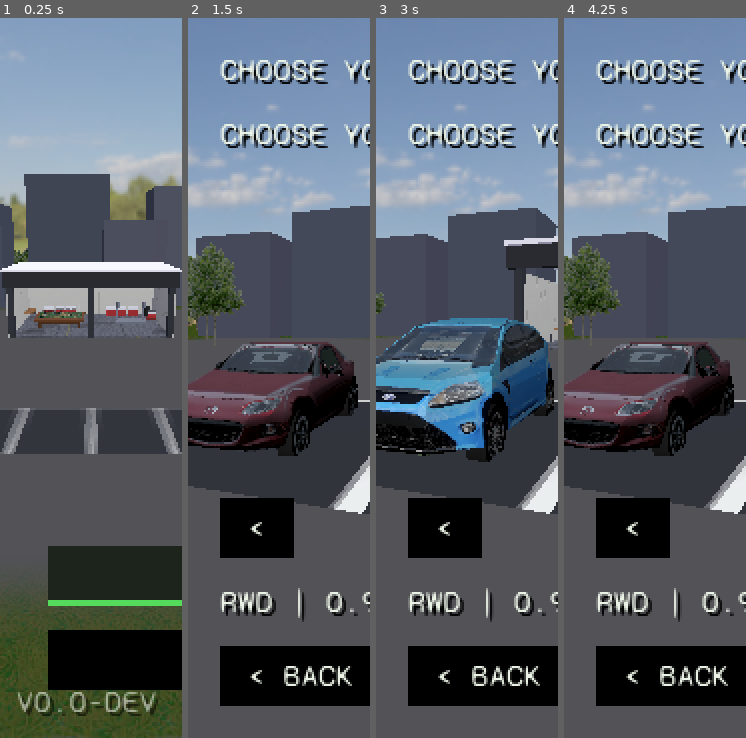
Above: before the commit, frames 1-4 (left to right).
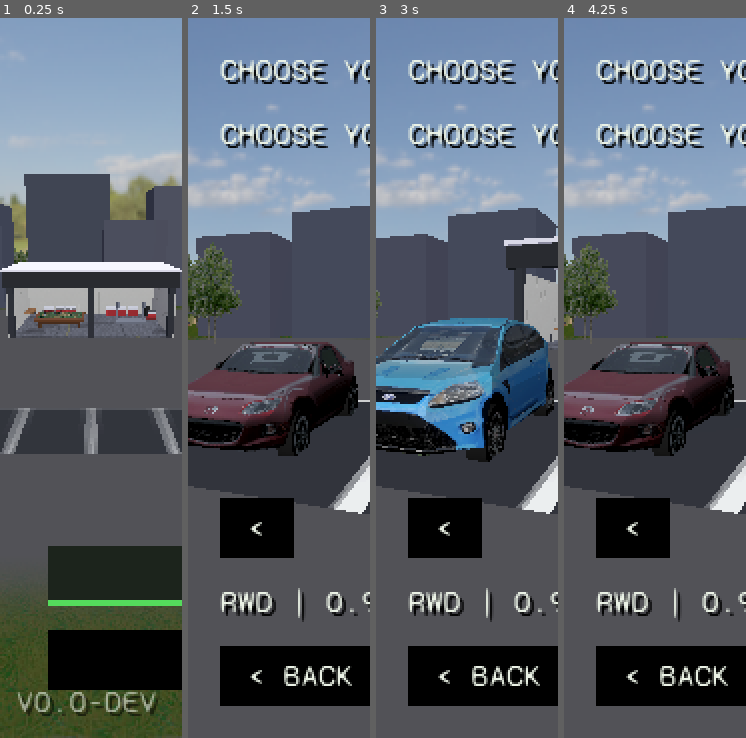
Above: after the commit, the same moments.

Repository: felixxwu/TAPPA
Game: Godot game, scene res://hq.tscn
The game is run twice, just before and just after one commit, with the same random seed, the same clock (stepped at 60 frames per second) and the same inputs.
Inputs (mouse positions are in pixels of both pictures, inside the frame that each line leads up to):
- Up to frame 1 (0.25 s): no input
- Up to frame 2 (1.5 s): tap Enter (menu_select) at 0.5 s; move the mouse to (319, 342) at 0.52 s; hold Right (menu_right) 0.53-1.25 s; tap C (cycle_camera) at 0.6 s; click (319, 342) at 0.67 s; drag from (242, 414) to (269, 522) at 1.27 s
- Up to frame 3 (3 s): click "<" at 2 s; move the mouse to (485, 219) at 2.77 s; hold Right (menu_right) from 2.78 s (still down); tap T (toggle_gearbox) at 2.85 s
- Up to frame 4 (4.25 s): release Right (menu_right) at 3.5 s; drag from (645, 522) to (600, 270) at 3.52 s

The runs differ from the first frame. In frame 1, less than 0.1% of the frame differs, in the area x 7-16%, y 31-35%; in frame 2, 1.2%, in the area x 0-32%, y 31-45%; in frame 3, less than 0.1%; in frame 4, 1.2%.

Commit message:
Cross-shaped billboard trees with random per-tree rotation, no longer camera-facing.

Diff:
--- a/scripts/billboard_field.gd
+++ b/scripts/billboard_field.gd
@@ -73,8 +73,9 @@
 	instance_positions.resize(positions.size())
 
 	# Opaque path scales the normalized mesh by size; quad path bakes size in.
-	instance_scale = Vector3(size.x, size.y, 1.0) if use_opaque else Vector3.ONE
-	var inst_basis := Basis.from_scale(instance_scale) if use_opaque else Basis.IDENTITY
+	# The opaque mesh is a "+" cross, so its Z (the second plane) scales with the
+	# horizontal size.x just like X.
+	instance_scale = Vector3(size.x, size.y, size.x) if use_opaque else Vector3.ONE
 
 	for i in positions.size():
 		var p := positions[i]
@@ -83,7 +84,15 @@
 		var y := terrain.height_at(p.x, p.y) + y_offset
 		var pos := Vector3(p.x, y, p.y)
 		instance_positions[i] = pos
-		mm.set_instance_transform(i, Transform3D(inst_basis, pos))
+		# The cross no longer faces the camera, so give each tree a deterministic
+		# random yaw about Y (hashed off its position) — otherwise every "+" would
+		# align to the same axes and the stand would look like a grid. The quad
+		# path keeps its identity basis (that shader still billboards).
+		var basis := Basis.IDENTITY
+		if use_opaque:
+			var yaw := ScatterMath.hash01(int(round(p.x)), int(round(p.y)), 0, 7) * TAU
+			basis = Basis(Vector3.UP, yaw).scaled(instance_scale)
+		mm.set_instance_transform(i, Transform3D(basis, pos))
 
 	# One StaticBody3D holds every hitbox; all share one BoxShape3D resource instanced
 	# per position (cheap: one shape, N transforms). Skipped when with_collision is false.
--- a/scripts/tree_silhouette.gd
+++ b/scripts/tree_silhouette.gd
@@ -31,12 +31,24 @@
 		var tris := Geometry2D.triangulate_polygon(outline)
 		if tris.is_empty():
 			continue  # degenerate/self-touching contour; skip it
-		for idx in tris:
-			var px := outline[idx]
-			# Pixel -> normalized card: x in [-0.5,0.5], y in [0,1] with the
-			# bottom edge at 0 (image +y is down, so flip). UV in [0,1].
-			st.set_uv(Vector2(px.x / float(w), px.y / float(h)))
-			st.add_vertex(Vector3(px.x / float(w) - 0.5, 1.0 - px.y / float(h), 0.0))
+		# Emit each triangle twice, one per plane, keeping the three verts of a
+		# triangle contiguous so PRIMITIVE_TRIANGLES winds correctly. Two crossed
+		# planes form a "+" (cross) billboard: the first in the XY plane, the
+		# second the same silhouette rotated 90 deg about Y (into the ZY plane).
+		# Both share the UV, so the same cutout shows from every horizontal angle
+		# without the card having to face the camera.
+		var tri_count := tris.size() / 3
+		for plane in 2:
+			for t in tri_count:
+				for k in 3:
+					var px := outline[tris[t * 3 + k]]
+					var nx := px.x / float(w) - 0.5
+					var ny := 1.0 - px.y / float(h)
+					st.set_uv(Vector2(px.x / float(w), px.y / float(h)))
+					if plane == 0:
+						st.add_vertex(Vector3(nx, ny, 0.0))
+					else:
+						st.add_vertex(Vector3(0.0, ny, nx))
 		any = true
 
 	if not any:
--- a/shaders/billboard_opaque.gdshader
+++ b/shaders/billboard_opaque.gdshader
@@ -1,8 +1,10 @@
-// Opaque tight-cutout billboard: each instanced silhouette mesh yaws to face the
-// camera but stays upright (world Y up). The cutout is baked into the MESH (see
-// TreeSilhouette), so this shader has NO discard/alpha-test -> early-Z stays on
-// and overdraw collapses on tile-based mobile GPUs. Distance fade is a geometry
-// shrink-out (opaque), NOT the screen-door dither of billboard.gdshader.
+// Opaque tight-cutout billboard: each instanced silhouette mesh is a fixed "+"
+// cross of two planes (see TreeSilhouette), planted at its own per-instance yaw
+// -- it does NOT rotate to face the camera, so a stand of trees reads as varied
+// solid foliage from any angle. The cutout is baked into the MESH, so this shader
+// has NO discard/alpha-test -> early-Z stays on and overdraw collapses on
+// tile-based mobile GPUs. Distance fade is a geometry shrink-out (opaque), NOT
+// the screen-door dither of billboard.gdshader.
 shader_type spatial;
 render_mode unshaded, cull_disabled, depth_draw_opaque;
 
@@ -16,22 +18,12 @@
 	// Per-instance world origin (column 3 of the model matrix).
 	vec3 origin = MODEL_MATRIX[3].xyz;
 	float cam_dist = distance(INV_VIEW_MATRIX[3].xyz, origin);
-	// Direction from the instance to the camera, flattened to the XZ plane.
-	vec3 to_cam = INV_VIEW_MATRIX[3].xyz - origin;
-	to_cam.y = 0.0;
-	to_cam = normalize(to_cam);
-	vec3 up = vec3(0.0, 1.0, 0.0);
-	vec3 right = normalize(cross(up, to_cam));
-	// Per-instance authored scale (mesh is normalized; MODEL carries tree_size_m).
-	float sx = length(MODEL_MATRIX[0].xyz);
-	float sy = length(MODEL_MATRIX[1].xyz);
-	// Shrink-out fade: 1 up close, 0 at the cutoff. Scales toward the bottom-
-	// centre pivot so the card shrinks away (opaque, no discard).
+	// Shrink-out fade: 1 up close, 0 at the cutoff. Scales the normalized mesh
+	// toward its bottom-centre pivot (x/z -> 0 horizontally, y -> 0 at ground)
+	// so the cross shrinks away (opaque, no discard). The MODEL matrix (carrying
+	// the per-instance yaw + authored tree_size_m scale) does the rest.
 	float fade = clamp((render_distance - cam_dist) / max(fade_band, 0.001), 0.0, 1.0);
-	vec3 world_pos = origin
-		+ right * (VERTEX.x * sx * fade)
-		+ up * (VERTEX.y * sy * fade);
-	POSITION = PROJECTION_MATRIX * VIEW_MATRIX * vec4(world_pos, 1.0);
+	VERTEX *= fade;
 }
 
 void fragment() {
Not shown, changed: features/trees.md
